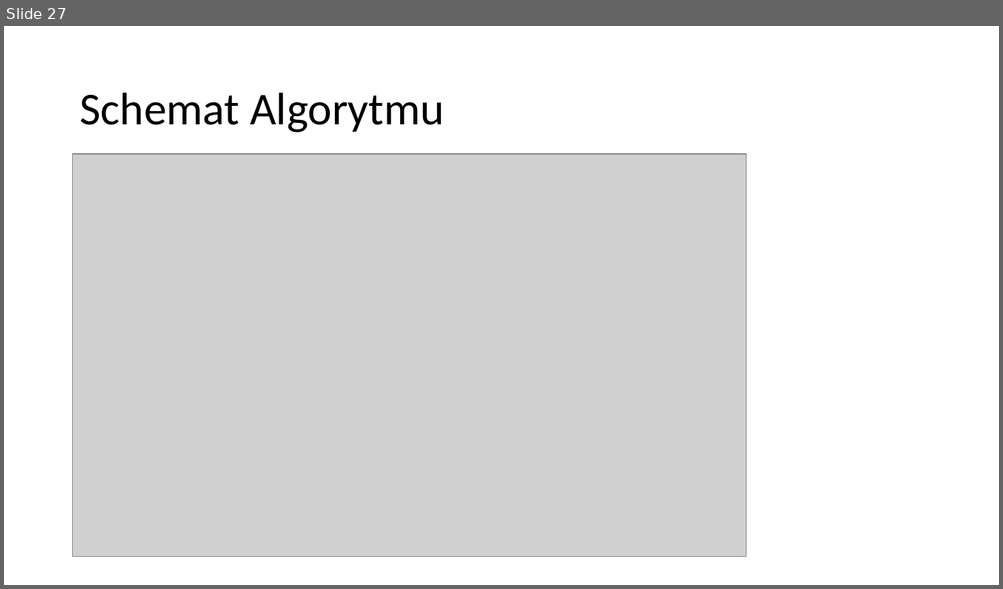
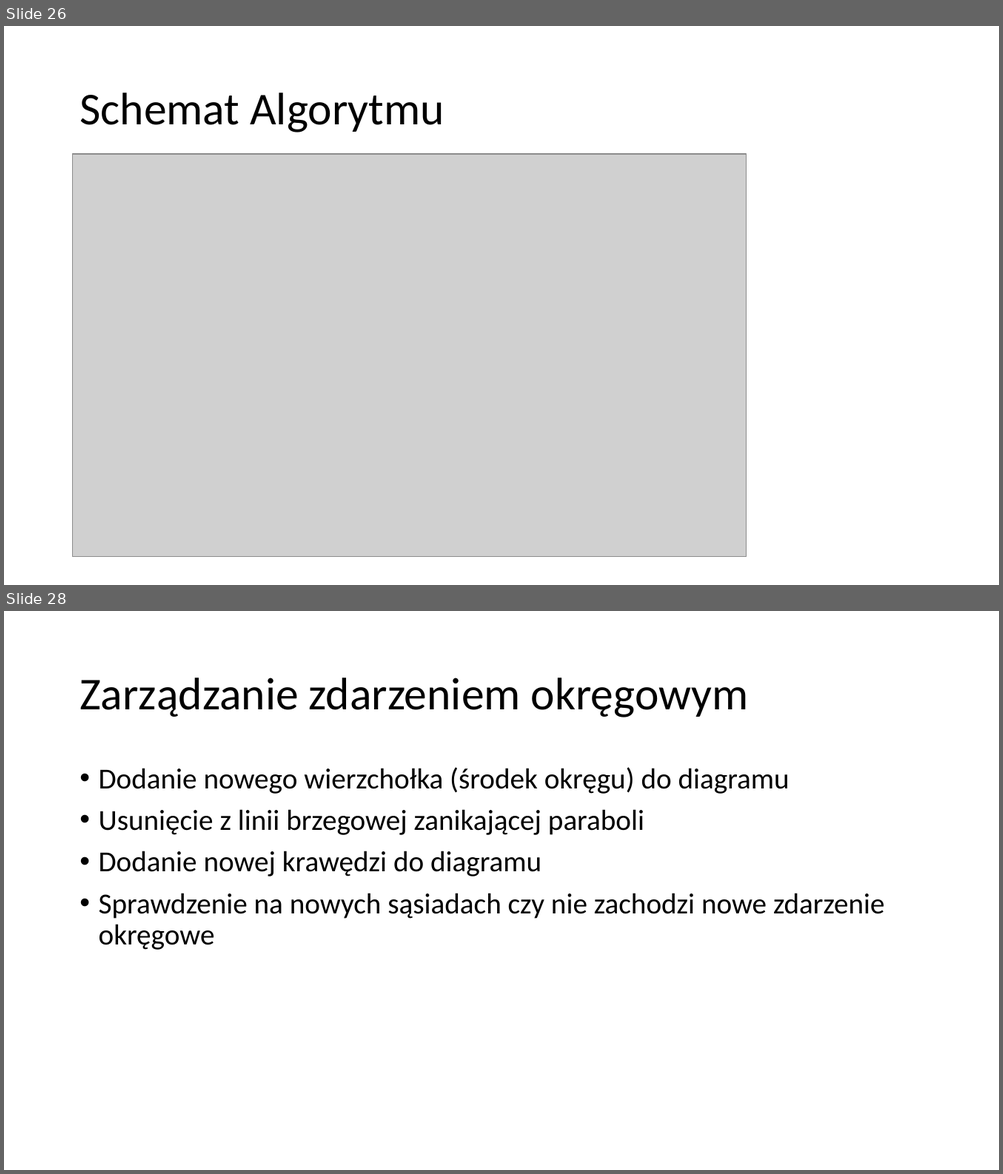
Before and after one commit to baramundi666/Voronoi-Diagram-Project-2023-24, a slide deck: Wieloboki_Voronoi.pptx. Shown one above the other, each under a label of ours: slide 27 before the commit, slides 26 and 28 after it; the slides between them are not shown. The pictures are 1003x589 and 1003x1174 pixels, drawn with LibreOffice and Linux fonts; fonts in the diff are those of the drawing; grey boxes stand for pictures. Boxes give left, top, right and bottom in pixels: in the first picture for what was removed or moved away, otherwise in the second. Text is boxed around its words. In the diff, an @@ line names an element or a change of style, - is before the commit and + after.

```diff
--- a/Wieloboki_Voronoi.pptx
+++ b/Wieloboki_Voronoi.pptx
@@ slide 28 added at (x1=4, y1=611, x2=999, y2=1170), background #FFFFFF @@
@@ title added at (x1=79, y1=678, x2=748, y2=718), 44 pt, text #000000 @@
+Zarządzanie zdarzeniem okręgowym
@@ text added at (x1=99, y1=767, x2=885, y2=950), 28 pt, text #000000 @@
+• Dodanie nowego wierzchołka (środek okręgu) do diagramu
+• Usunięcie z linii brzegowej zanikającej paraboli
+• Dodanie nowej krawędzi do diagramu
+• Sprawdzenie na nowych sąsiadach czy nie zachodzi nowe zdarzenie okręgowe
@@ what was slide 27 is now slide 26 @@
```
Also in this commit, not shown: 2 other slides added.
